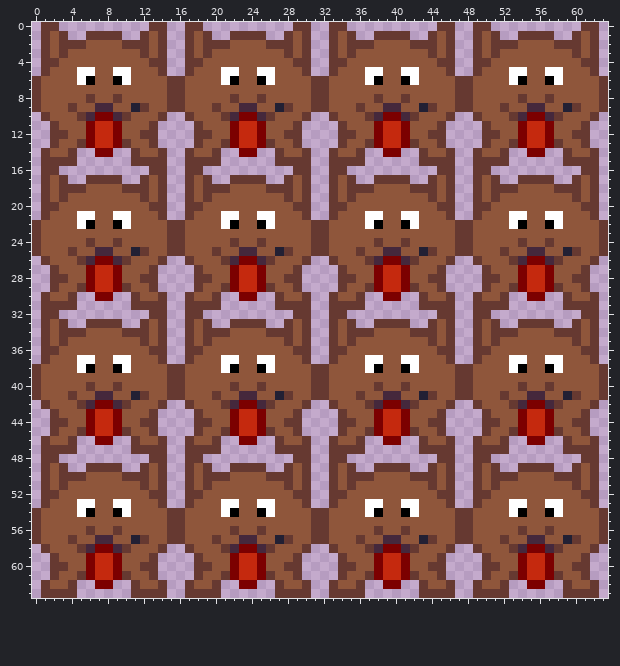
Edited in one commit: pixel-art sprite (Godot/Assets/Player Character/Walk.png). The first picture shows the starting point.
The file is 64x64 pixels.
After the commit:
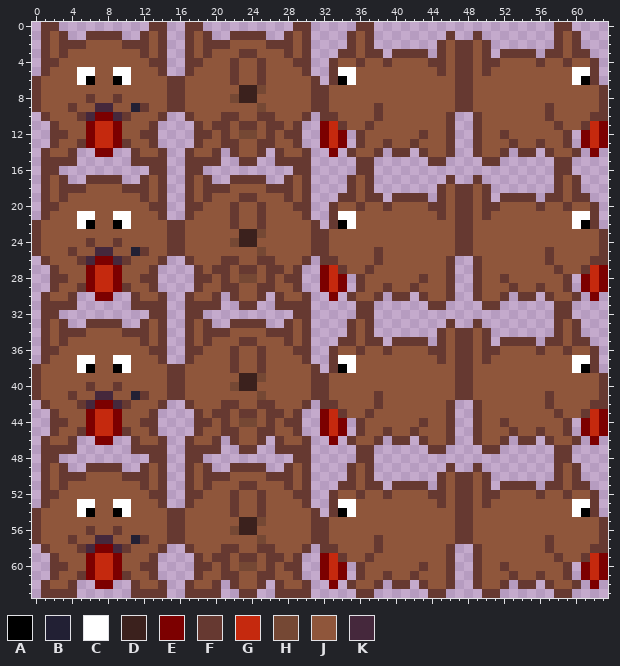
Palette (. is transparent): A #000000  B #222034  C #ffffff  D #3b211d  E #7c0000  F #663931  G #c5290e  H #754834  J #8f563b  K #45283c
Changes in this commit:
Changed rows in their new state; - is an unchanged pixel.
first column x 20:
 0 -------------..-FF-------..--..-------FF-..-
 1 -------------..-JF....--..----..--....FJ-..-
 2 -------------..-J-.......FJFFJF.......-J-..-
 3 ---FF--------.F--FF.FFFF.FJFFJF.FFFF.FF--F.-
 4 --F--F--------J-F--F----F-JFFJ-F----F--F-J--
 5 -JF--FJ-------CC-JJ--JJ--FJFFJF--JJ--JJ-CC--
 6 -JF--FJ-----.FAC-JJ--JJ----------JJ--JJ-CAF.
 7 ---DDH--------------------------------------
 8 --HDDJ------------J--J------------J--J------
 9 J--JJH-JJ-------J-FJJ--JJ-------J--JJF-JJ---
10 --FJJF------F----JFJJJJ----------JJJJFJ----F
11 FFJFFJFF----EG---FJJJJ---JF--FJ---JJJJF---GE
12 -FJHHJF-----EGE.F-JJJJ-FJJF--FJJF-JJJJ-F.EGE
13 --FJJF------EGE.FJJFJJ---JF--FJ---JJFJJF.EGE
14 --FJJF-------E.FJJF.FF------------FF.FJJF.E-
15 ---FF--------...-F-----.--.--.--.-----F-...-
16 -------------..-FF-------..--..-------FF-..-
17 -------------..-JF....--..----..--....FJ-..-
18 -------------..-J-.......FJFFJF.......-J-..-
19 ---FF--------.F--FF.FFFF.FJFFJF.FFFF.FF--F.-
20 --F--F--------J-F--F----F-JFFJ-F----F--F-J--
21 -JF--FJ-------CC-JJ--JJ--FJFFJF--JJ--JJ-CC--
22 -JF--FJ-----.FAC-JJ--JJ----------JJ--JJ-CAF.
23 ---DDH--------------------------------------
24 --HDDJ------------J--J------------J--J------
25 J--JJH-JJ-------J-FJJ--JJ-------J--JJF-JJ---
26 --FJJF------F----JFJJJJ----------JJJJFJ----F
27 FFJFFJFF----EG---FJJJJ---JF--FJ---JJJJF---GE
28 -FJHHJF-----EGE.F-JJJJ-FJJF--FJJF-JJJJ-F.EGE
29 --FJJF------EGE.FJJFJJ---JF--FJ---JJFJJF.EGE
30 --FJJF-------E.FJJF.FF------------FF.FJJF.E-
31 ---FF--------...-F-----.--.--.--.-----F-...-
32 -------------..-FF-------..--..-------FF-..-
33 -------------..-JF....--..----..--....FJ-..-
34 -------------..-J-.......FJFFJF.......-J-..-
35 ---FF--------.F--FF.FFFF.FJFFJF.FFFF.FF--F.-
36 --F--F--------J-F--F----F-JFFJ-F----F--F-J--
37 -JF--FJ-------CC-JJ--JJ--FJFFJF--JJ--JJ-CC--
38 -JF--FJ-----.FAC-JJ--JJ----------JJ--JJ-CAF.
39 ---DDH--------------------------------------
40 --HDDJ------------J--J------------J--J------
41 J--JJH-JJ-------J-FJJ--JJ-------J--JJF-JJ---
42 --FJJF------F----JFJJJJ----------JJJJFJ----F
43 FFJFFJFF----EG---FJJJJ---JF--FJ---JJJJF---GE
44 -FJHHJF-----EGE.F-JJJJ-FJJF--FJJF-JJJJ-F.EGE
45 --FJJF------EGE.FJJFJJ---JF--FJ---JJFJJF.EGE
46 --FJJF-------E.FJJF.FF------------FF.FJJF.E-
47 ---FF--------...-F-----.--.--.--.-----F-...-
48 -------------..-FF-------..--..-------FF-..-
49 -------------..-JF....--..----..--....FJ-..-
50 -------------..-J-.......FJFFJF.......-J-..-
51 ---FF--------.F--FF.FFFF.FJFFJF.FFFF.FF--F.-
52 --F--F--------J-F--F----F-JFFJ-F----F--F-J--
53 -JF--FJ-------CC-JJ--JJ--FJFFJF--JJ--JJ-CC--
54 -JF--FJ-----.FAC-JJ--JJ----------JJ--JJ-CAF.
55 ---DDH--------------------------------------
56 --HDDJ------------J--J------------J--J------
57 J--JJH-JJ-------J-FJJ--JJ-------J--JJF-JJ---
58 --FJJF------F----JFJJJJ----------JJJJFJ----F
59 FFJFFJFF----EG---FJJJJ---JF--FJ---JJJJF---GE
60 -FJHHJF-----EGE.F-JJJJ-FJJF--FJJF-JJJJ-F.EGE
61 --FJJF------EGE.FJJFJJ---JF--FJ---JJFJJF.EGE
62 --FJJF-------E.FJJF.FF------------FF.FJJF.E-
63 ---FF--------...-F-----.--.--.--.-----F-...-
Changed places in both pictures, as pixel boxes (x1, y1, x2, y2):
changed: (212, 22, 608, 598)
